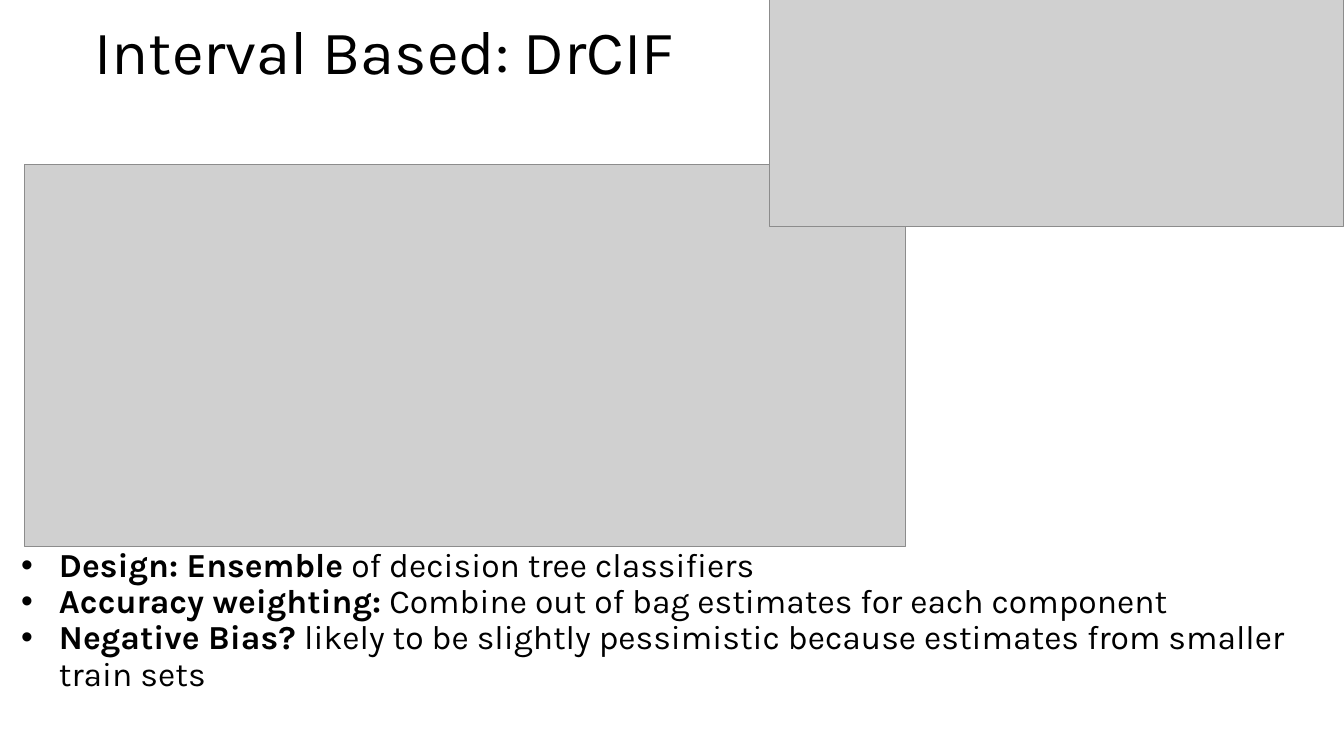
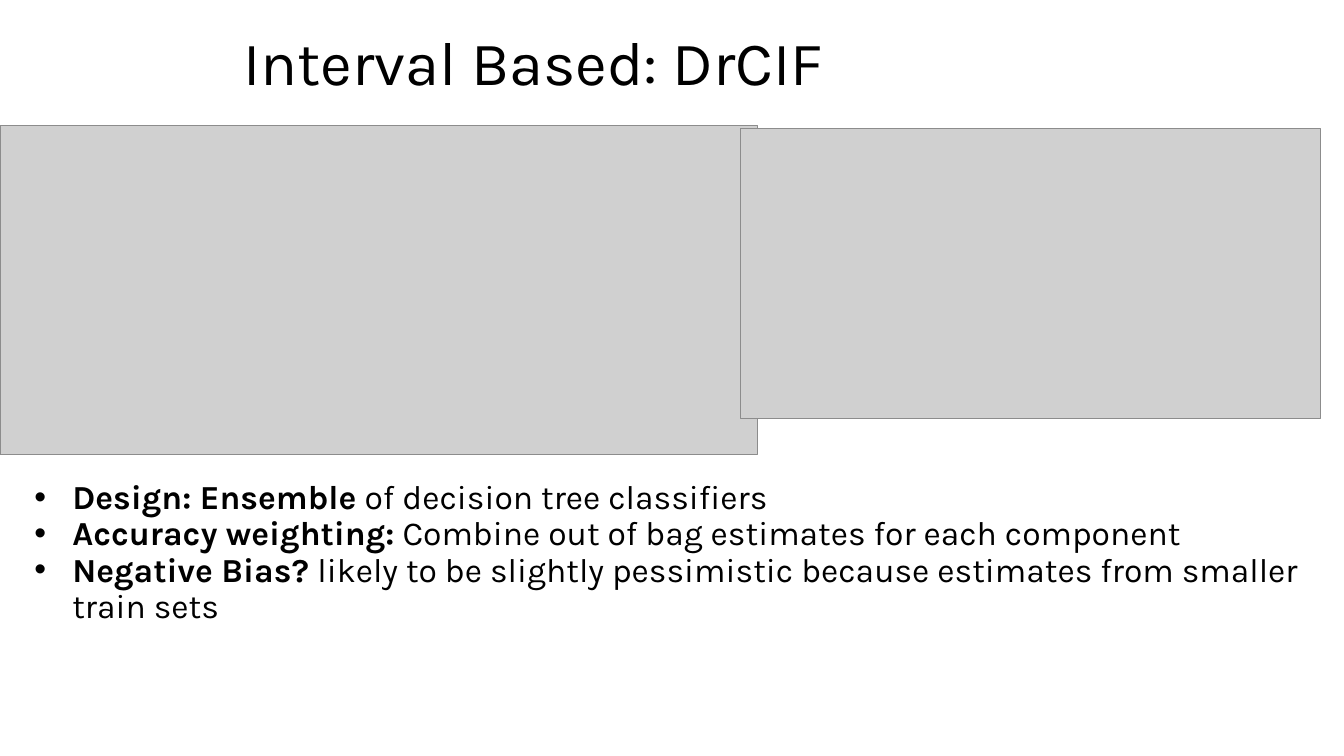
Before and after one commit to aeon-toolkit/aeon-tutorials, a slide deck: slide 12 of KDD-2024/Slides/part9_hybrids.pptx. Drawn at 1344x756 pixels with LibreOffice and Linux fonts; fonts in the diff are those of the drawing; grey boxes stand for pictures. Boxes give left, top, right and bottom in pixels: in the first picture for what was removed or moved away, otherwise in the second. Text is boxed around its words. In the diff, an @@ line names an element or a change of style, - is before the commit and + after.

Commit message:
Add conclusions slides (#32)
* distances notebook

* distances notebook

* distances notebook

* convolution notebook

* dict and int notebook

* dict and int notebook

* dict and int notebook

* conclusions

* Update part10_conclusions.pptx

```diff
--- a/KDD-2024/Slides/part9_hybrids.pptx
+++ b/KDD-2024/Slides/part9_hybrids.pptx
@@ title "Interval Based: DrCIF": place and size @@
-title "Interval Based: DrCIF" at box(95, 32, 674, 75)
+title "Interval Based: DrCIF" at box(243, 43, 823, 86)
@@ picture removed at box(769, 0, 1344, 227) @@
@@ picture: place and size @@
-picture at box(25, 164, 906, 547)
+picture at box(0, 125, 757, 454)
@@ picture added at box(741, 129, 1321, 418) @@
@@ text "Design: Ensemble of decision tree ...": place and size @@
-text "Design: Ensemble of decision tree ..." at box(59, 553, 1284, 687)
+text "Design: Ensemble of decision tree ..." at box(72, 485, 1298, 619)
```
Also in this commit, not shown: 3 other files.
